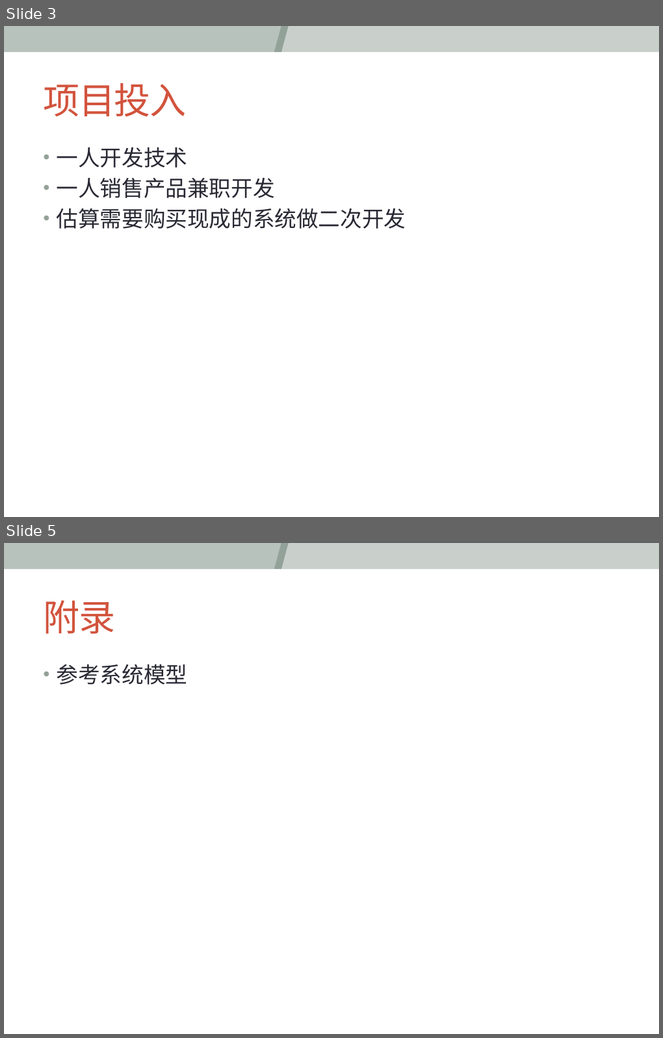
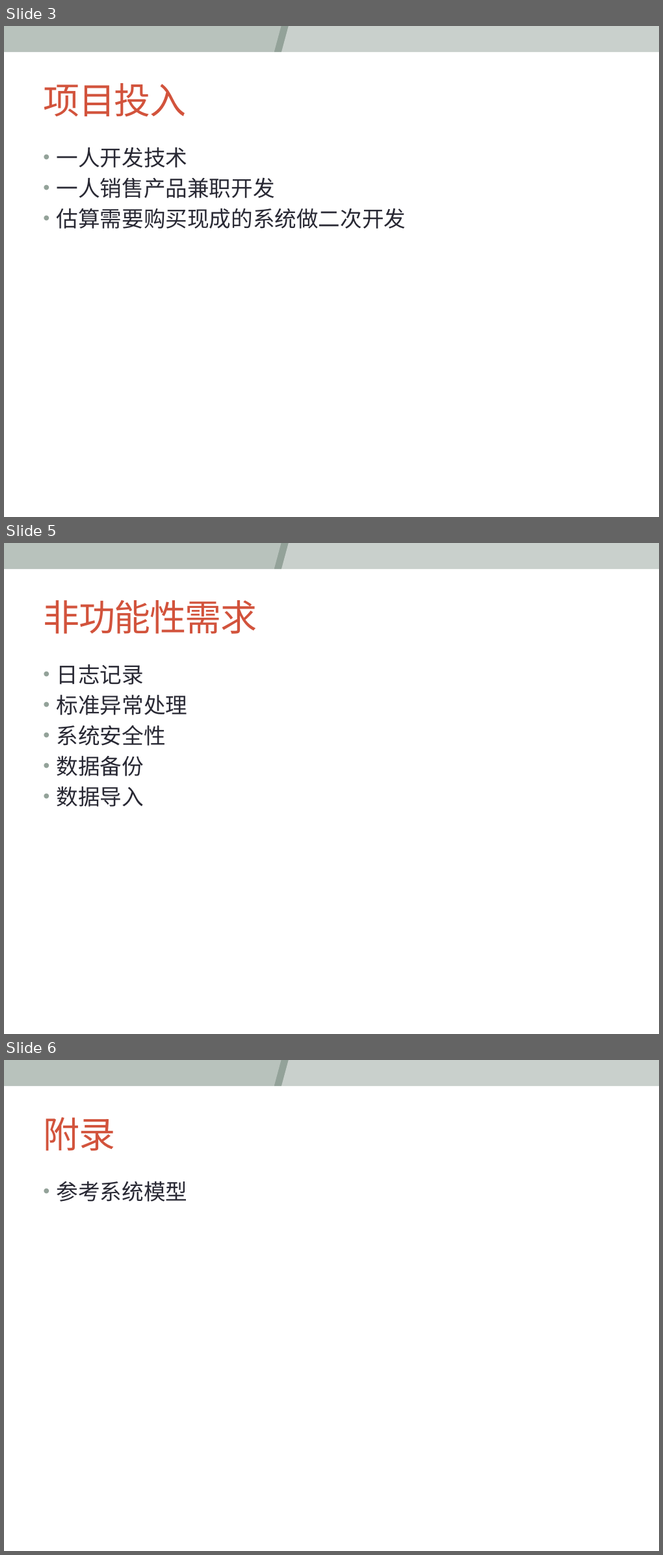
Before and after one commit to figo645/NewGenerationOA, a slide deck: 项目定义.pptx. Shown one above the other, each under a label of ours: slides 3 and 5 before the commit, slides 3, 5 and 6 after it; the slides between them are not shown. The pictures are 663x1038 and 663x1555 pixels, drawn with LibreOffice and Linux fonts; fonts in the diff are those of the drawing. Boxes give left, top, right and bottom in pixels: in the first picture for what was removed or moved away, otherwise in the second. Text is boxed around its words. In the diff, an @@ line names an element or a change of style, - is before the commit and + after.

```diff
--- a/项目定义.pptx
+++ b/项目定义.pptx
@@ slide 5 added at (4,543,659,1034), background #FFFFFF; not listed: 5 template elements that a slide beside it also shows @@
@@ title added at (43,600,257,634), 40 pt, text #D2533C @@
+非功能性需求
@@ text added at (57,664,188,807), 24 pt, text #292934 @@
+• 日志记录
+• 标准异常处理
+• 系统安全性
+• 数据备份
+• 数据导入
@@ what was slide 5 is now slide 6 @@
```
Also in this commit, not shown: 1 slide changed, 1 other slide added, 51 other files.
